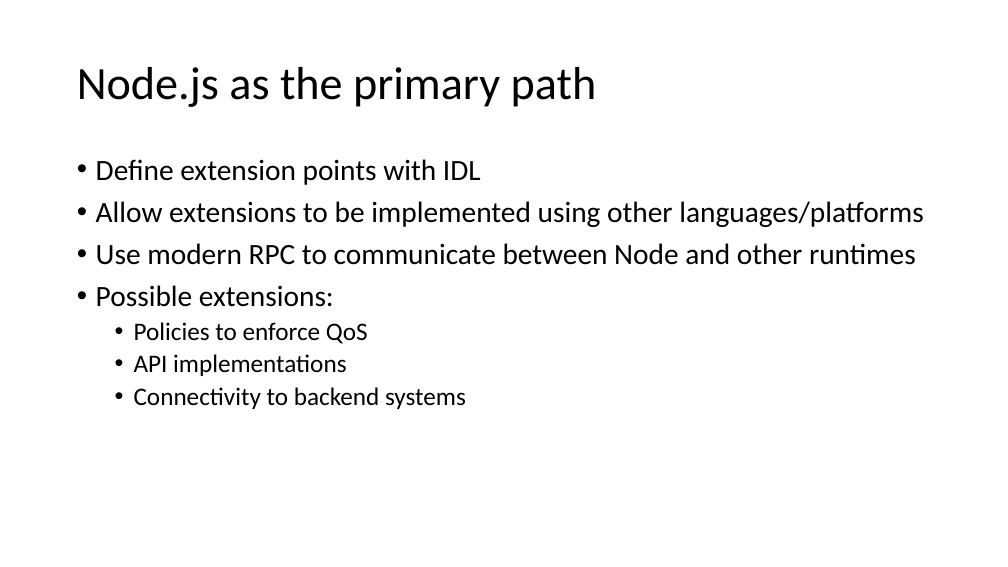
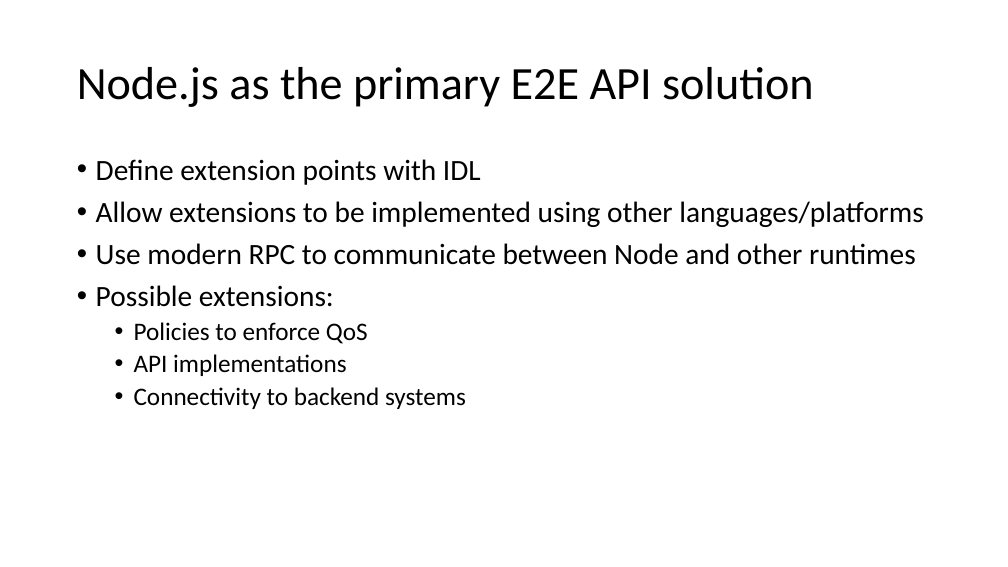
Before and after one commit to strongloop/loopback-example-polyglot, a slide deck: slide 9 of Polyglot Microservices.pptx. Drawn at 1008x567 pixels with LibreOffice and Linux fonts; fonts in the diff are those of the drawing. Boxes give left, top, right and bottom in pixels: in the first picture for what was removed or moved away, otherwise in the second. Text is boxed around its words. In the diff, an @@ line names an element or a change of style, - is before the commit and + after.

```diff
--- a/Polyglot Microservices.pptx
+++ b/Polyglot Microservices.pptx
@@ title at [77,67,814,107]: text changed @@
-Node.js as the primary path
+Node.js as the primary E2E API solution
```
Also in this commit, not shown: 2 other slides changed.
